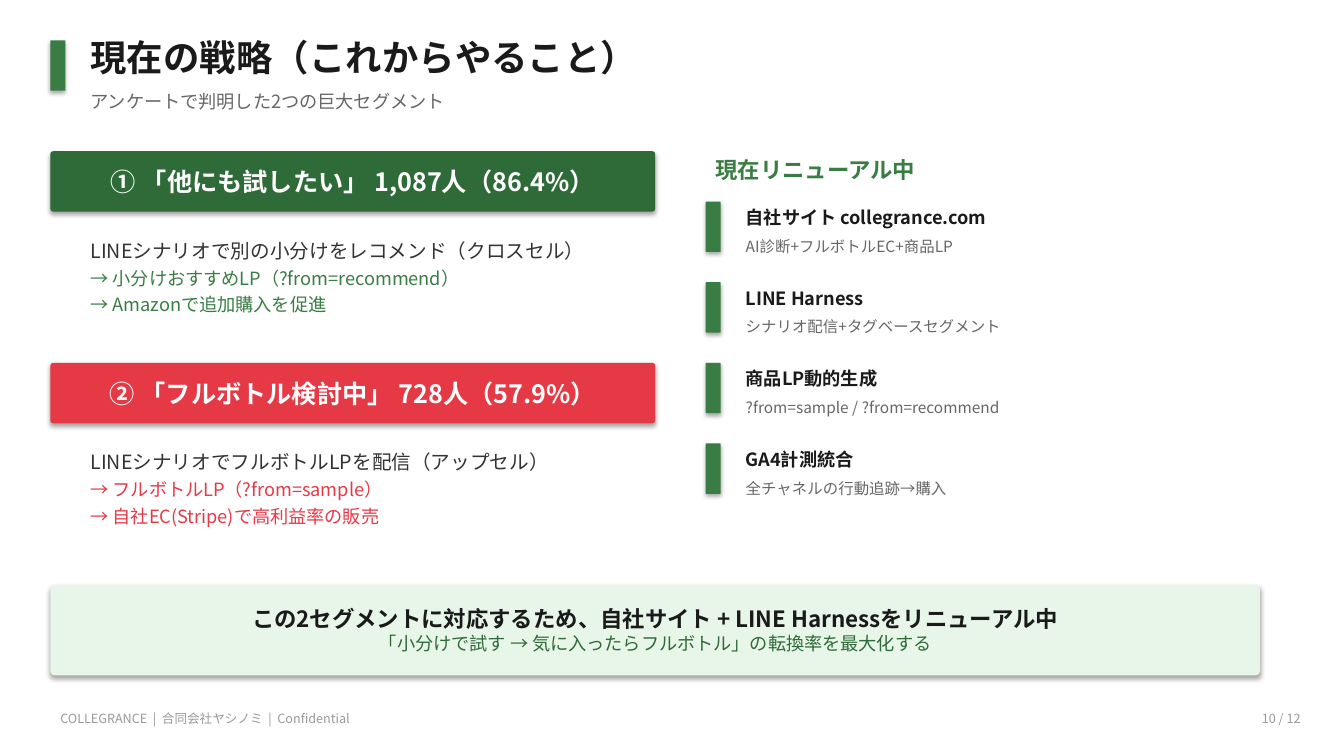
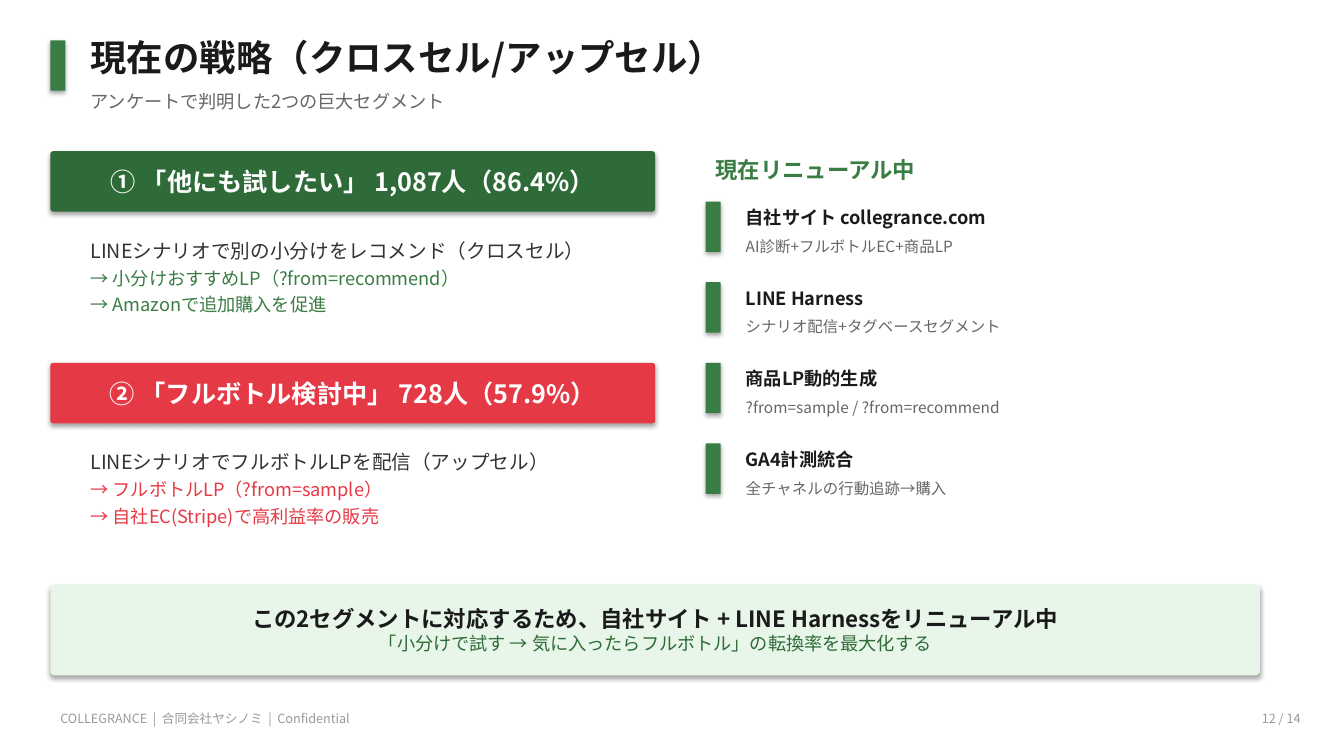
Before and after one commit to Keitoshinomiya/collegranceWEB-, a slide deck: slide 12 of COLLEGRANCE_事業全体像.pptx (slide 10 before the commit). Drawn at 1344x756 pixels with LibreOffice and Linux fonts; fonts in the diff are those of the drawing. Boxes give left, top, right and bottom in pixels: in the first picture for what was removed or moved away, otherwise in the second. Text is boxed around its words. In the diff, an @@ line names an element or a change of style, - is before the commit and + after.

```diff
--- a/COLLEGRANCE_事業全体像.pptx
+++ b/COLLEGRANCE_事業全体像.pptx
@@ text at (91,40,725,78): text changed @@
-現在の戦略（これからやること）
+現在の戦略（クロスセル/アップセル）
@@ text at (1262,714,1301,723): text changed @@
-10 / 12
+12 / 14
```
Also in this commit, not shown: 9 other slides changed, 4 slides added, 2 slides removed, 2 other files.
